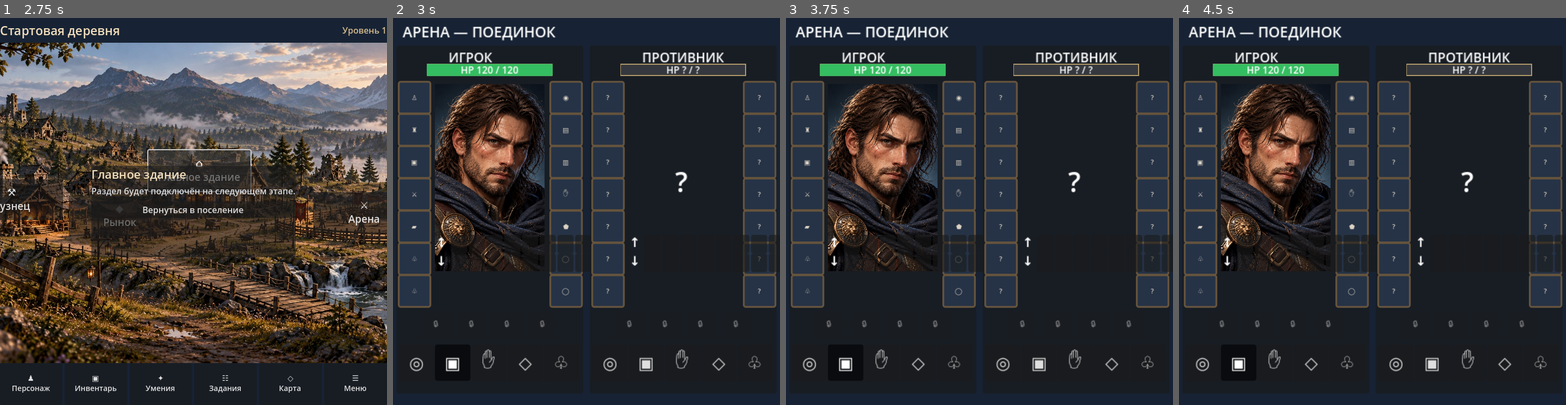
Above: before the commit, frames 1-4 (left to right).
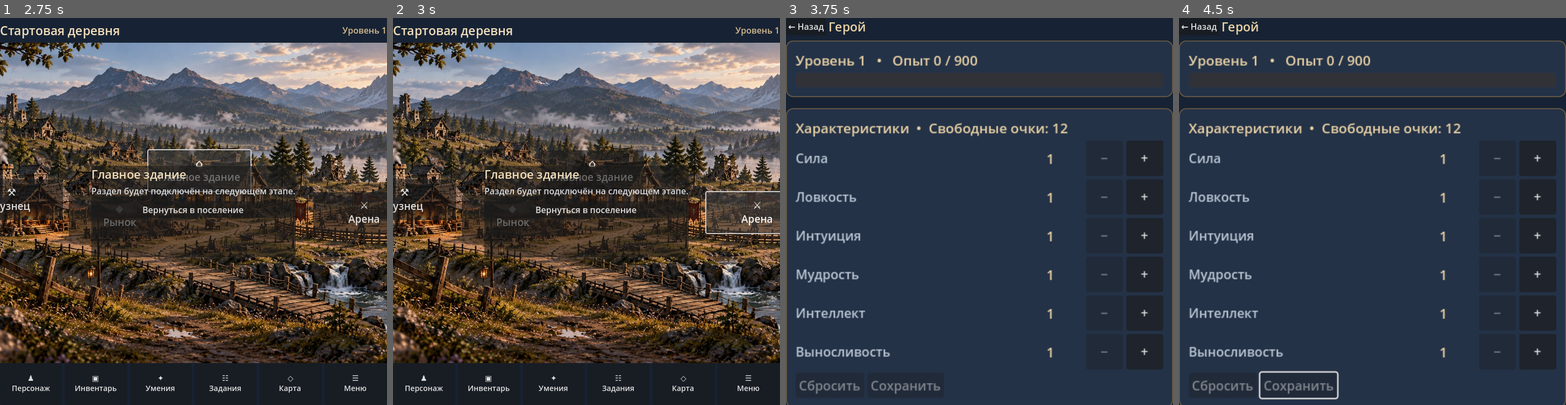
Above: after the commit, the same moments.

Repository: Archoniou1987/Battle-of-Artheon
Game: Godot game, scene res://scenes/main/main.tscn
Same seed, same stepped clock (60 frames per second), same inputs: the game is played once before the commit and once after it.
Inputs:
- Up to frame 1 (2.75 s): click "⚒ Кузнец" at 0.5 s; click "◆ Рынок" at 1.25 s; click "⌂ Главное здание" at 2 s
- Up to frame 2 (3 s): click "⚔ Арена" at 2.75 s
- Up to frame 3 (3.75 s): click "♟ Персонаж" at 3.5 s
- Up to frame 4 (4.5 s): click "▣ Инвентарь" at 4.25 s

Frame 1 is identical in both runs. In frame 2, 73% of the frame differs, in the area x 0-100%, y 2-97%; in frame 3, 63%; in frame 4, 63%.
Error after the commit: Parse Error: Cannot infer the type of "key" variable because the value doesn't have a set type. (res://ui/arena/arena_screen.gd:286)

Commit message:
Constrain portrait effect icons to five per row and show overflow counts

Diff:
--- a/ui/arena/arena_screen.gd
+++ b/ui/arena/arena_screen.gd
@@ -29,6 +29,8 @@
 var hp_bars: Dictionary = {}
 var hp_overlays: Dictionary = {}
 var effects_rows: Dictionary = {}
+var effects_icons: Dictionary = {}
+var effects_overflow: Dictionary = {}
 var selected_ability := ""
 var player_slots: Dictionary = {}
 var enemy_slots: Dictionary = {}
@@ -275,22 +277,49 @@
 			defense_buttons.append(button)
 		else:
 			attack_buttons.append(button)
+	# Portrait x=48..184; two effect rows are fully contained within it.
 	for row_type in ["Баффы", "Дебаффы"]:
 		var row := HBoxContainer.new()
-		row.position = Vector2(49, 235 if row_type == "Баффы" else 258)
+		row.position = Vector2(50, 238 if row_type == "Баффы" else 260)
 		row.add_theme_constant_override("separation", 2)
 		inner.add_child(row)
-		var label := Label.new()
-		label.text = "↑" if row_type == "Баффы" else "↓"
-		label.custom_minimum_size.x = 17
-		row.add_child(label)
-		for i in range(9):
+		var key := ("player_" if is_player else "enemy_") + row_type
+		var icons: Array[PanelContainer] = []
+		for i in range(5):
 			var icon := PanelContainer.new()
-			icon.custom_minimum_size = Vector2(20, 20)
+			icon.custom_minimum_size = Vector2(19, 19)
 			icon.tooltip_text = "Нет эффекта"
+			icon.visible = false
 			row.add_child(icon)
-		effects_rows[("player_" if is_player else "enemy_") + row_type] = row
+			icons.append(icon)
+		var overflow := Label.new()
+		overflow.custom_minimum_size = Vector2(25, 19)
+		overflow.add_theme_font_size_override("font_size", 11)
+		overflow.visible = false
+		row.add_child(overflow)
+		effects_rows[key] = row
+		effects_icons[key] = icons
+		effects_overflow[key] = overflow
 	_update_zone_buttons()
+
+## UI-only effect display. The combat system supplies already-disclosed effects.
+## Five visible icons + a compact overflow counter fit within the portrait.
+func set_effects_display(is_player: bool, is_buff: bool, effects: Array[Dictionary]) -> void:
+	var key := ("player_" if is_player else "enemy_") + ("Баффы" if is_buff else "Дебаффы")
+	if not effects_icons.has(key):
+		return
+	var icons: Array = effects_icons[key]
+	var visible_count := mini(effects.size(), icons.size())
+	for index in range(icons.size()):
+		var icon: PanelContainer = icons[index]
+		icon.visible = index < visible_count
+		if icon.visible:
+			icon.tooltip_text = String(effects[index].get("name", "Эффект"))
+	var overflow: Label = effects_overflow[key]
+	var remaining := effects.size() - visible_count
+	overflow.visible = remaining > 0
+	overflow.text = "+%d" % remaining if remaining > 0 else ""
+	overflow.tooltip_text = "%d дополнительных эффектов" % remaining
 
 ## UI-only disclosure contract. Callers must provide ratings computed from visible
 ## primary stats and disclosed equipment; never pass combatant totals here.
